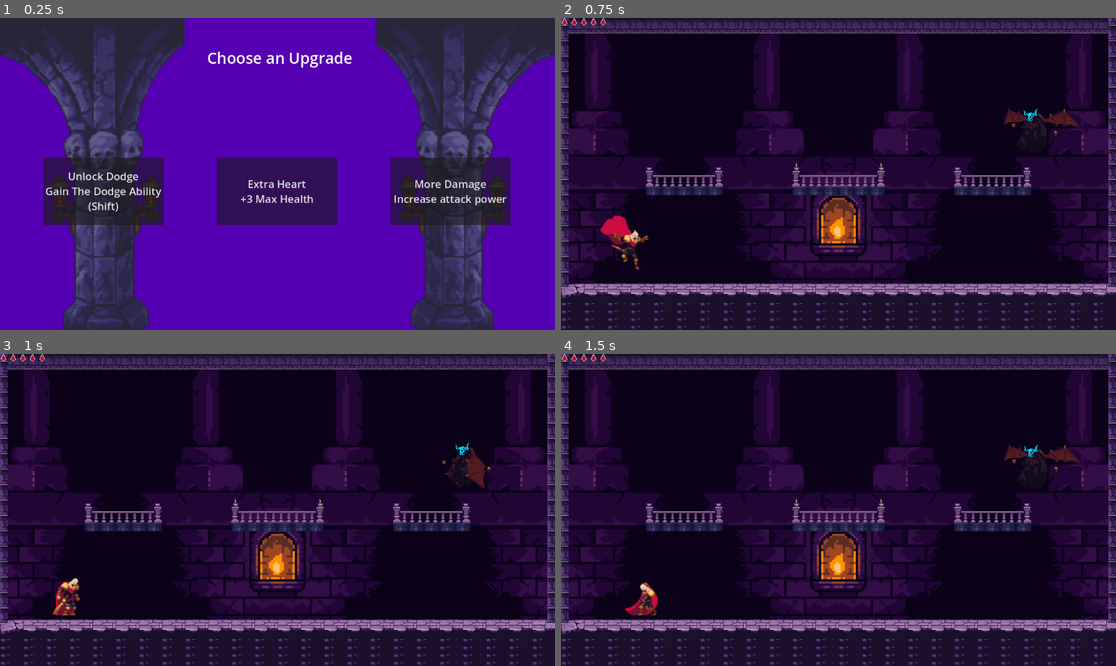
Above: before the commit, frames 1-4 (two rows, left to right).
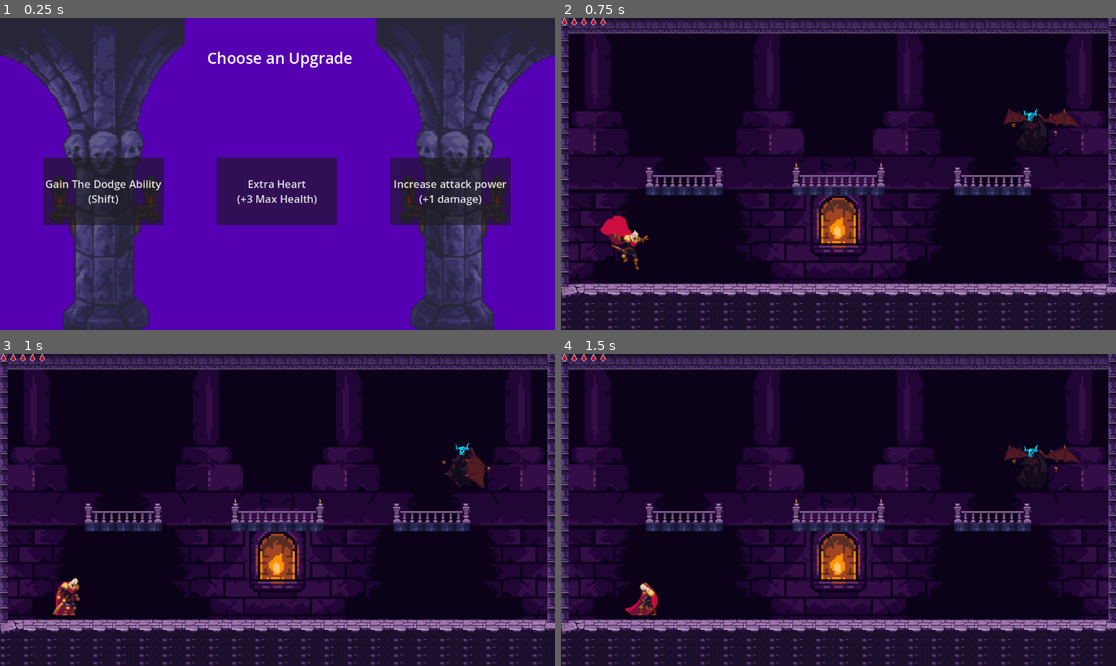
Above: after the commit, the same moments.

Repository: BenJenkyn/interactive-media-final-project
Game: Godot game, scene res://scenes/levels/upgrade_between_1_2.tscn
The game is run twice, just before and just after one commit, with the same random seed, the same clock (stepped at 60 frames per second) and the same inputs. This scene is started directly instead of the project's main scene.
Inputs:
- Up to frame 1 (0.25 s): no input
- Up to frame 2 (0.75 s): click "Unlock Dodge Gain The Dodge A…" (after the commit: "Gain The Dodge Ability (Shift)") at 0.5 s
- Up to frame 3 (1 s): no input
- Up to frame 4 (1.5 s): hold D (move_right) from 1.28 s (still down); tap Space (attack) at 1.35 s

The runs differ from the first frame. In frame 1, 1.4% of the frame differs, in the area x 8-92%, y 49-63%; in frame 2, nothing differs; in frame 3, nothing differs; in frame 4, nothing differs.

Commit message:
adds more clarity to upgrade messages

Diff:
--- a/hollow-head/scenes/levels/upgrade_between_1_2.tscn
+++ b/hollow-head/scenes/levels/upgrade_between_1_2.tscn
@@ -52,8 +52,7 @@
 offset_right = 340.0
 offset_bottom = 430.0
 theme_override_font_sizes/font_size = 22
-text = "Unlock Dodge
-Gain The Dodge Ability
+text = "Gain The Dodge Ability
 (Shift)"
 
 [node name="UpgradeButton2" type="Button" parent="."]
@@ -64,7 +63,7 @@
 offset_bottom = 430.0
 theme_override_font_sizes/font_size = 22
 text = "Extra Heart
-+3 Max Health"
+(+3 Max Health)"
 
 [node name="UpgradeButton3" type="Button" parent="."]
 layout_mode = 0
@@ -73,5 +72,5 @@
 offset_right = 1060.0
 offset_bottom = 430.0
 theme_override_font_sizes/font_size = 22
-text = "More Damage
-Increase attack power"
+text = "Increase attack power
+(+1 damage)"
--- a/hollow-head/scenes/levels/upgrade_between_2_3.tscn
+++ b/hollow-head/scenes/levels/upgrade_between_2_3.tscn
@@ -52,8 +52,7 @@
 offset_right = 340.0
 offset_bottom = 430.0
 theme_override_font_sizes/font_size = 22
-text = "Unlock Throw
-Throw a projectile
+text = "Unlock a Projectile
 (Q)"
 
 [node name="UpgradeButton2" type="Button" parent="."]
@@ -63,8 +62,8 @@
 offset_right = 700.0
 offset_bottom = 430.0
 theme_override_font_sizes/font_size = 22
-text = "Move Faster
-Increase  Walk Speed"
+text = "Increase Walk Speed
+(+50 movement)"
 
 [node name="UpgradeButton3" type="Button" parent="."]
 layout_mode = 0
@@ -74,4 +73,4 @@
 offset_bottom = 430.0
 theme_override_font_sizes/font_size = 22
 text = "More Hearts
-+2 Max Health"
+(+2 Max Health)"
